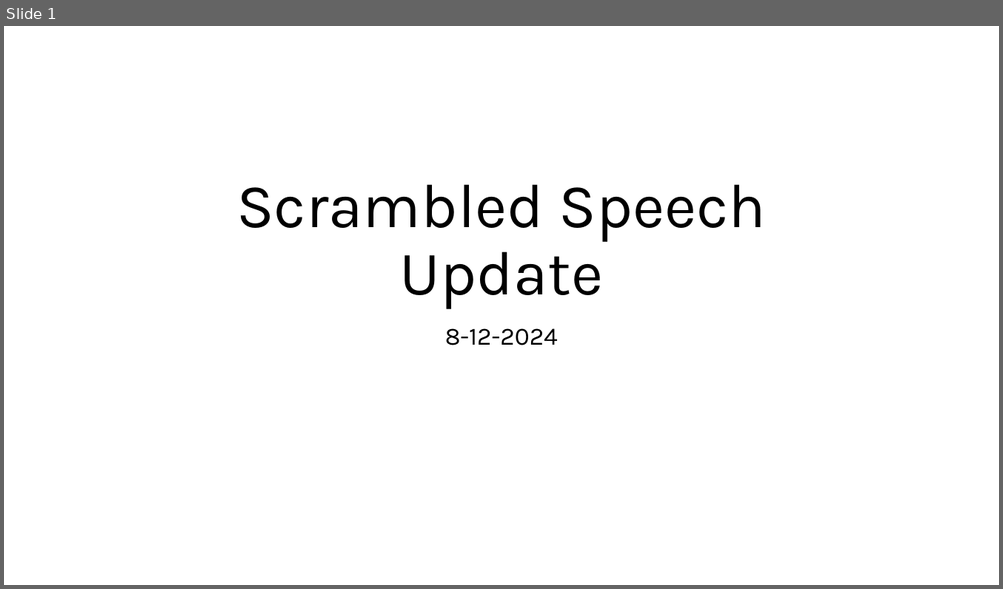
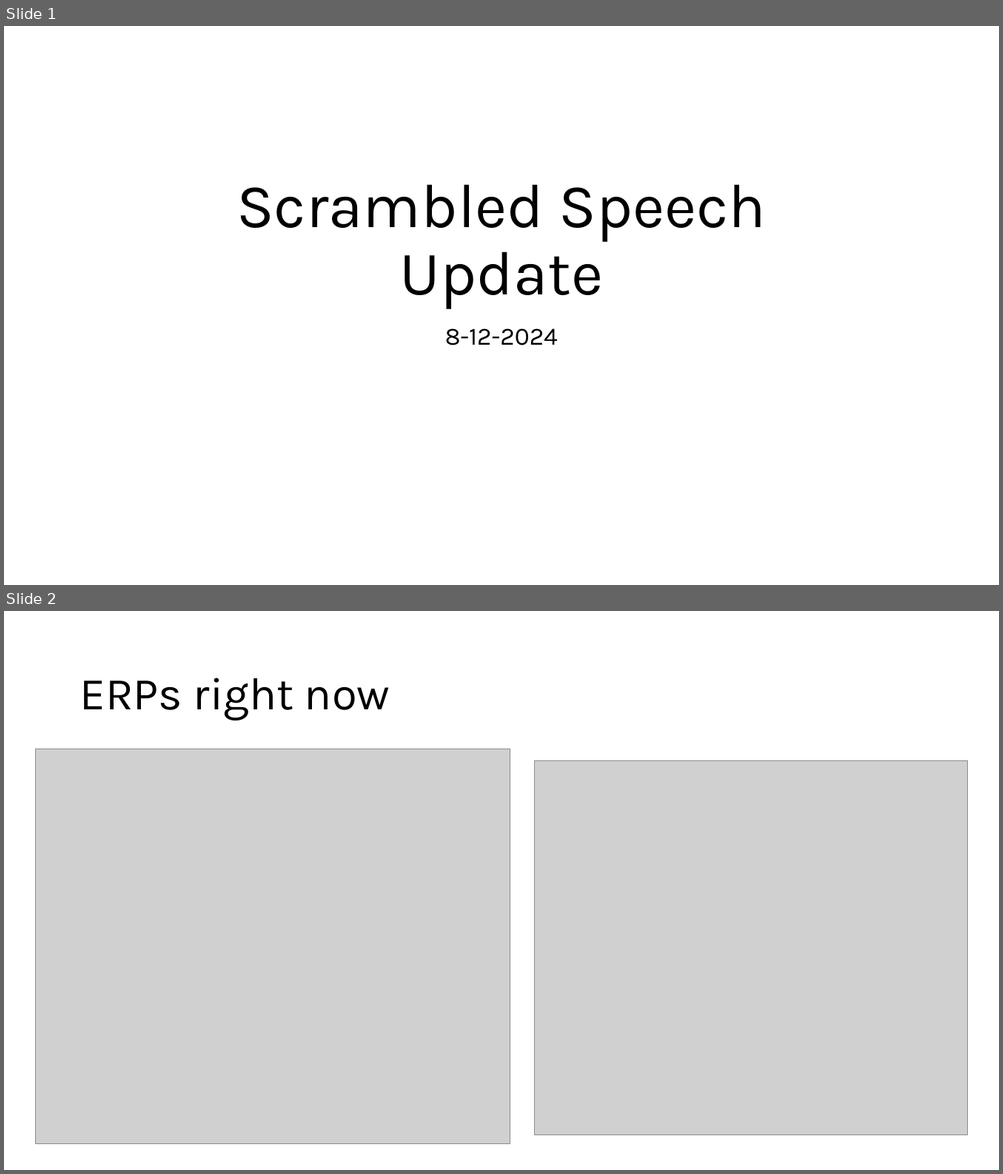
Before and after one commit to crepetti/fNIRSandGerbils, a slide deck: Scrambled Speech Update 8-12.pptx. Shown one above the other, each under a label of ours: slide 1 before the commit, slides 1 and 2 after it. The pictures are 1003x589 and 1003x1174 pixels, drawn with LibreOffice and Linux fonts; fonts in the diff are those of the drawing; grey boxes stand for pictures. Boxes give left, top, right and bottom in pixels: in the first picture for what was removed or moved away, otherwise in the second. Text is boxed around its words. In the diff, an @@ line names an element or a change of style, - is before the commit and + after.

```diff
--- a/Scrambled Speech Update 8-12.pptx
+++ b/Scrambled Speech Update 8-12.pptx
@@ slide 2 added at (4,611,999,1170), background #FFFFFF @@
@@ title added at (79,678,390,721), 44 pt, text #000000 @@
+ERPs right now
@@ picture added at (35,749,510,1145) @@
@@ picture added at (535,761,968,1136) @@
```
Also in this commit, not shown: 3 other slides added, 3 slides removed, 13 other files.
